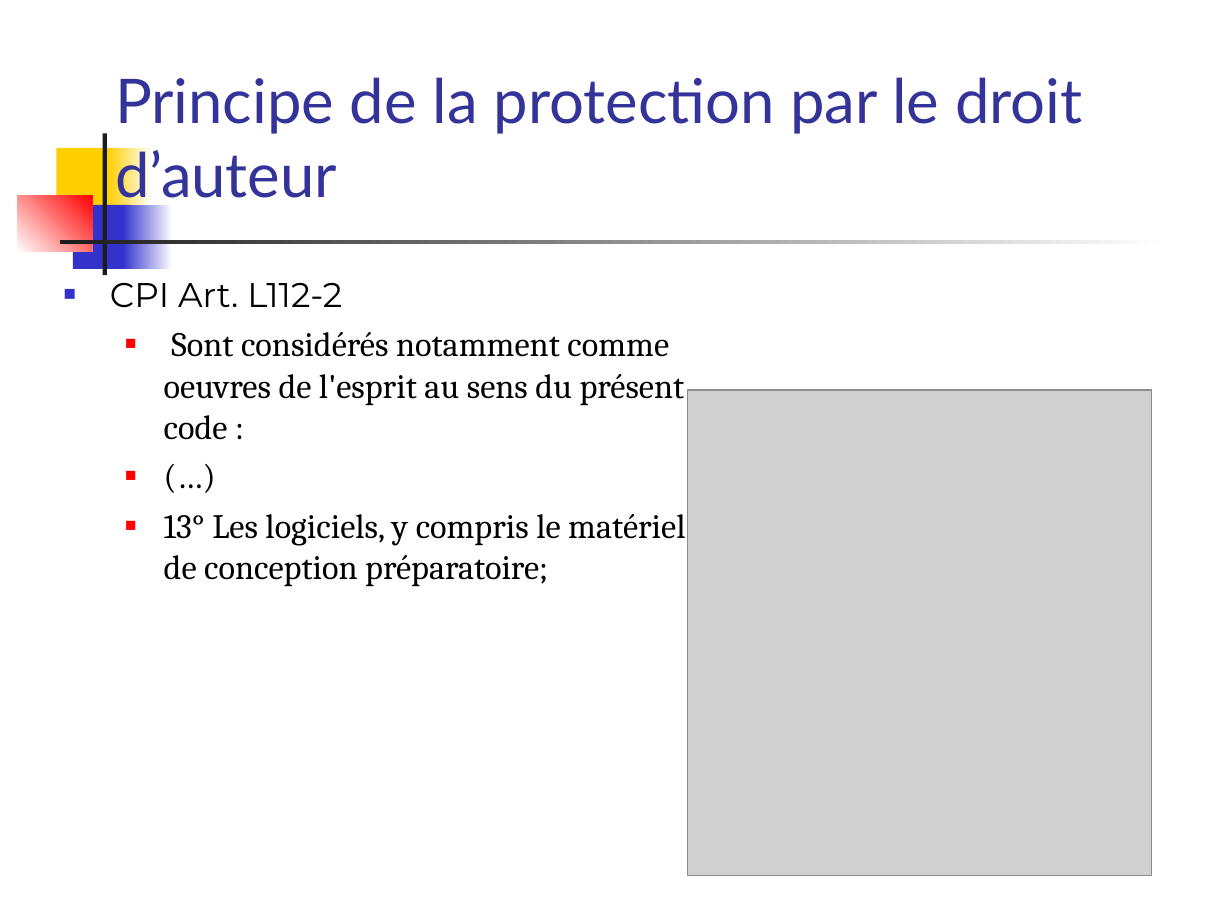
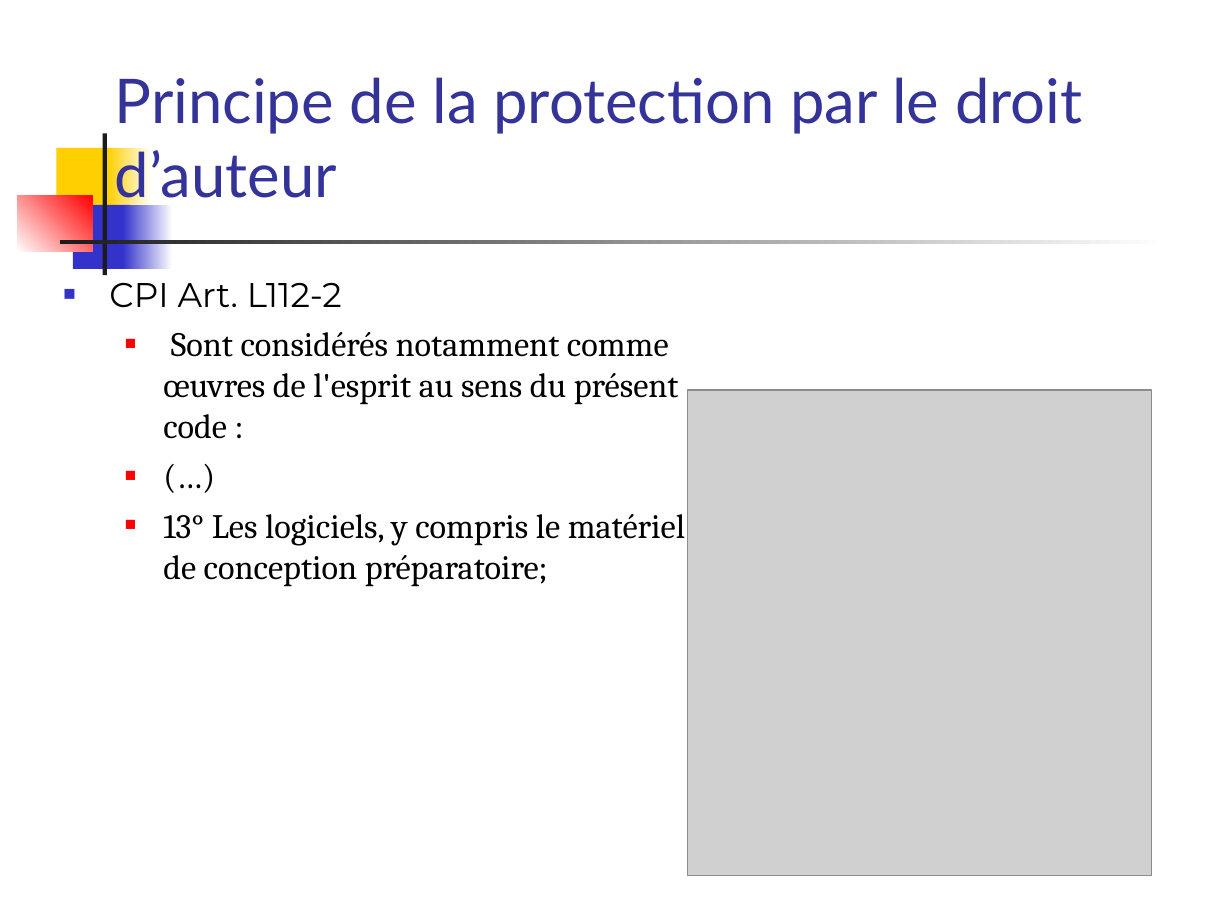
Before and after one commit to Apolerag/Cours_M2, a slide deck: slide 47 of Droit/Droit info/cours info 2014.ppt. Drawn at 1232x924 pixels with LibreOffice and Linux fonts; fonts in the diff are those of the drawing; grey boxes stand for pictures. Boxes give left, top, right and bottom in pixels: in the first picture for what was removed or moved away, otherwise in the second. Text is boxed around its words. In the diff, an @@ line names an element or a change of style, - is before the commit and + after.

Commit message:
ajout pdf MMI + correstion ppt droit

```diff
--- a/Droit/Droit info/cours info 2014.ppt
+++ b/Droit/Droit info/cours info 2014.ppt
@@ text at [163, 332, 679, 439]: text changed @@
-  ■ Sont considérés notamment comme oeuvres de l'esprit au sens du présent code :
+  ■ Sont considérés notamment comme œuvres de l'esprit au sens du présent code :
```
Also in this commit, not shown: 204 other slides changed, 2 other files.
